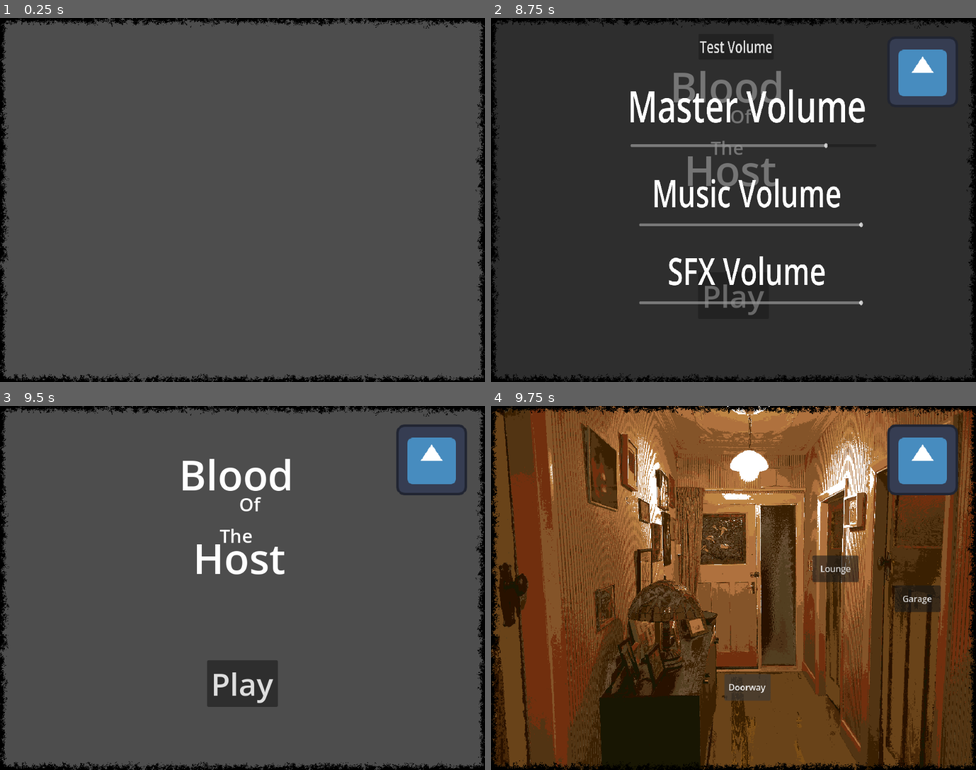
Above: before the commit, frames 1-4 (two rows, left to right).
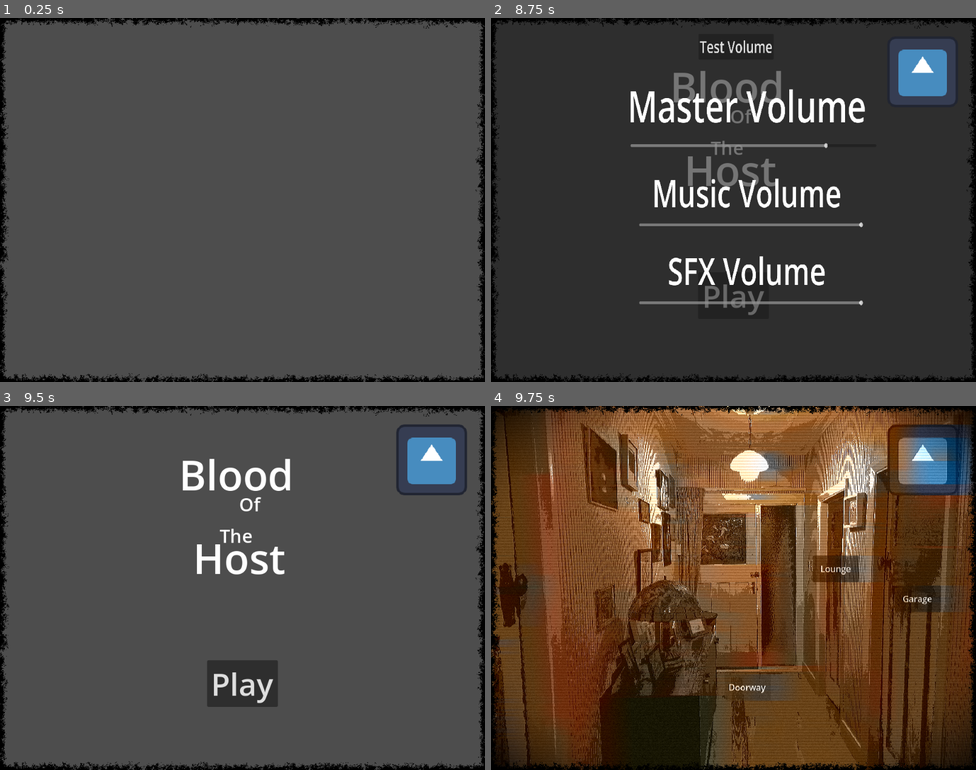
Above: after the commit, the same moments.

Repository: howarja/Vampire-Game
Game: Godot game, scene res://scenes/mainMenu.tscn
Same seed, same stepped clock (60 frames per second), same inputs: the game is played once before the commit and once after it. The engine's default icon, where the game draws it, is replaced by a stand-in: a white triangle on a blue panel in a dark square.
Inputs (mouse positions are in pixels of both pictures, inside the frame that each line leads up to):
- Up to frame 1 (0.25 s): no input
- Up to frame 2 (8.75 s): tap Enter at 0.5, 3.5 s; move the mouse to (840, 181) at 0.52 s; press the mouse at (840, 181) at 0.53 s; move the mouse to (636, 218) at 1.27 s; release the mouse at (636, 218) at 1.28 s; click (636, 218) at 1.35 s; move the mouse to (782, 119) at 2.02 s; press the mouse at (782, 119) at 2.03 s; tap Space at 2.75, 5.75 s; move the mouse to (709, 272) at 2.77 s; release the mouse at (709, 272) at 2.78 s; click (709, 272) at 2.85 s; move the mouse to (879, 254) at 3.52 s; press the mouse at (879, 254) at 3.53 s; move the mouse to (588, 145) at 4.27 s; release the mouse at (588, 145) at 4.28 s; click (588, 145) at 4.35 s; move the mouse to (757, 200) at 5.02 s; press the mouse at (757, 200) at 5.03 s; move the mouse to (660, 109) at 5.77 s; release the mouse at (660, 109) at 5.78 s; click (660, 109) at 5.85 s; click (922, 72) at 6.5 s; click "Play" at 7.25 s; click "Play" at 8 s
- Up to frame 3 (9.5 s): click (431, 460) at 8.75 s
- Up to frame 4 (9.75 s): click "Play" at 9.5 s

Frames 1-3 are identical in both runs. In frame 4, 22% of the frame differs, in the area x 0-100%, y 0-100%.

Commit message:
vhs values

Diff:
--- /dev/null
+++ b/VHS/vhsRegular.tres
@@ -0,0 +1,13 @@
+[gd_resource type="ShaderMaterial" format=3 uid="uid://cobraaspoty8d"]
+
+[ext_resource type="Shader" uid="uid://bksk84btj0efx" path="res://shaders/vhs.gdshader" id="1_1fhof"]
+
+[resource]
+shader = ExtResource("1_1fhof")
+shader_parameter/smearing = 0.4290000203775
+shader_parameter/color_offset = 0.012000002199939998
+shader_parameter/sharpening = 0.18800000893
+shader_parameter/static_noise = 0.08
+shader_parameter/vertical_jitter = 0.0010000000475
+shader_parameter/scanline_opacity = 0.1
+shader_parameter/vignette_intensity = 0.400000019
--- a/scenes/startScene.tscn
+++ b/scenes/startScene.tscn
@@ -15,6 +15,7 @@
 [ext_resource type="PackedScene" uid="uid://llqh6vgtk77" path="res://scenes/settings.tscn" id="7_jmrrm"]
 [ext_resource type="Shader" uid="uid://bcfj11konudyk" path="res://shaders/fisheye.gdshader" id="8_2l27o"]
 [ext_resource type="Script" uid="uid://dp7tlannev5hr" path="res://Scripts/room.gd" id="8_f32hw"]
+[ext_resource type="PackedScene" uid="uid://o5bvwg7bgbvg" path="res://scenes/vhs_filter_test.tscn" id="8_judpu"]
 [ext_resource type="Script" uid="uid://bcpjncrq7w8e3" path="res://Scripts/peep_hole.gd" id="9_tjtsx"]
 [ext_resource type="Material" uid="uid://caqmrlgvj6aca" path="res://Materials/fishEyePeephole.tres" id="12_0l8yg"]
 [ext_resource type="Texture2D" uid="uid://cfeeuq7fj2ixv" path="res://Sprites/areas/InsideGarage2.png" id="12_3h27y"]
@@ -575,6 +576,14 @@
 offset_right = -3.0
 offset_bottom = -1.0
 
+[node name="VHSfx" parent="CanvasLayer" unique_id=1094916861 instance=ExtResource("8_judpu")]
+z_index = 4096
+offset_left = -551.6666
+offset_top = -417.0
+offset_right = -442.33337
+offset_bottom = -335.0
+mouse_filter = 2
+
 [node name="Person" type="Sprite2D" parent="." unique_id=430508438]
 visible = false
 texture = ExtResource("4_qlfe6")
--- a/scenes/vhs_filter_test.tscn
+++ b/scenes/vhs_filter_test.tscn
@@ -1,21 +1,11 @@
 [gd_scene format=3 uid="uid://o5bvwg7bgbvg"]
 
-[ext_resource type="Material" uid="uid://da7leuu3gt8jb" path="res://materials/vhs.tres" id="1_pp7n1"]
+[ext_resource type="Material" uid="uid://da7leuu3gt8jb" path="res://Materials/vhs.tres" id="1_pp7n1"]
 
-[node name="Vhs Filter test" type="Control" unique_id=2122878287]
+[node name="VHSfx" type="ColorRect" unique_id=1094916861]
 material = ExtResource("1_pp7n1")
-layout_mode = 3
 anchors_preset = 15
 anchor_right = 1.0
 anchor_bottom = 1.0
 grow_horizontal = 2
 grow_vertical = 2
-
-[node name="ColorRect" type="ColorRect" parent="." unique_id=1094916861]
-material = ExtResource("1_pp7n1")
-layout_mode = 1
-anchors_preset = 15
-anchor_right = 1.0
-anchor_bottom = 1.0
-grow_horizontal = 2
-grow_vertical = 2
